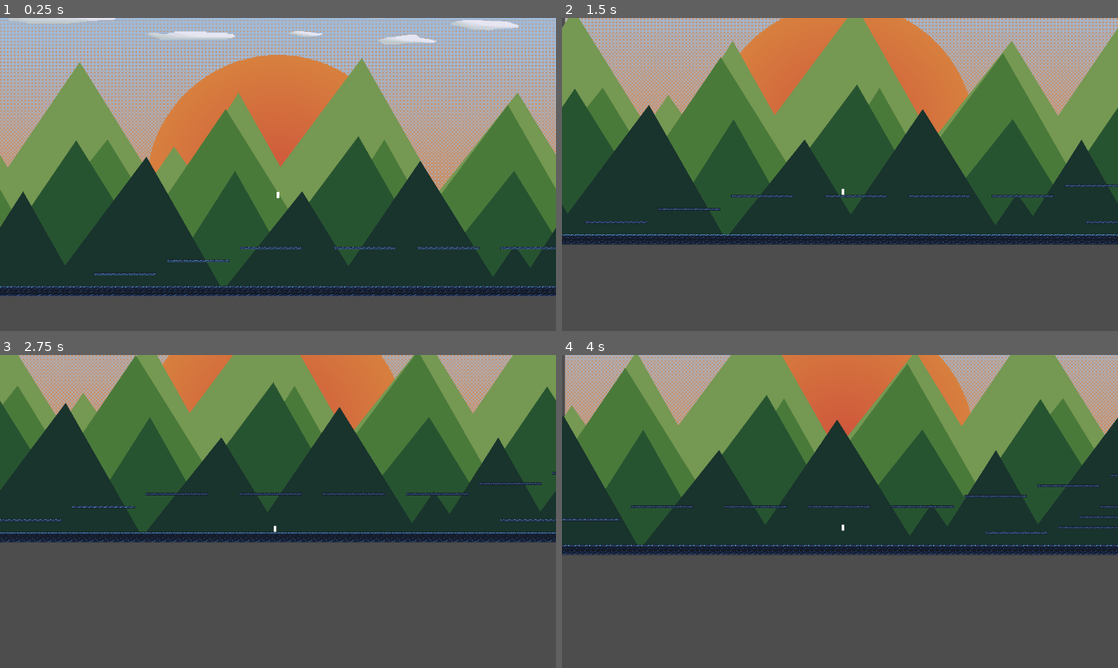
Above: before the commit, frames 1-4 (two rows, left to right).
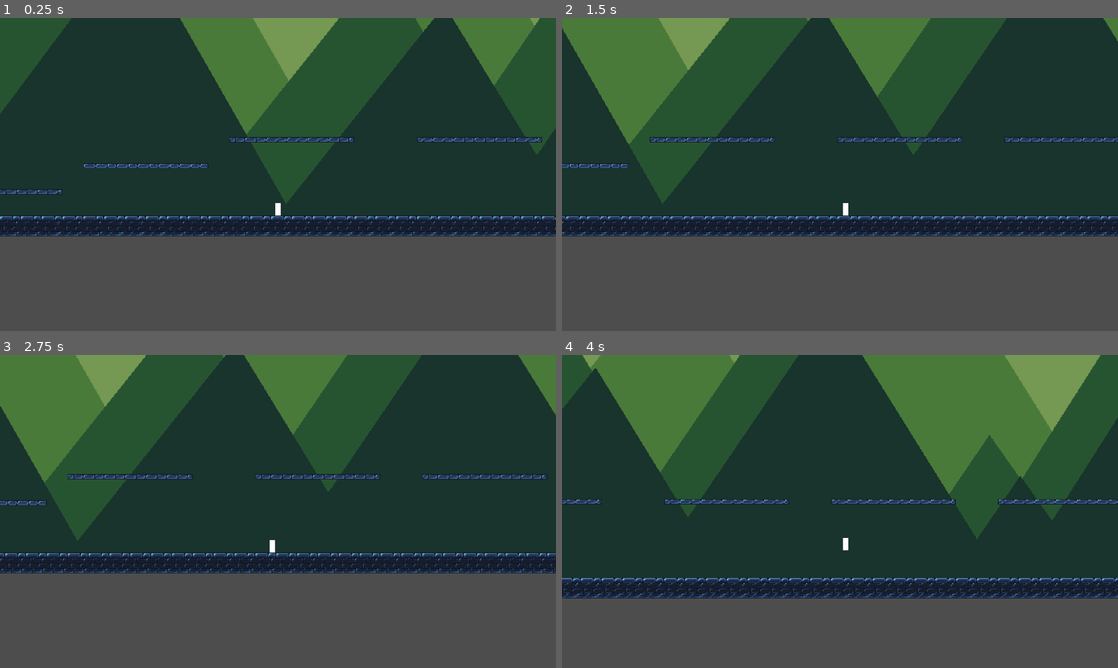
Above: after the commit, the same moments.

Repository: Cold-Change/HonorsThesisGames
Game: Godot game, scene res://platformer_level_1.tscn
The game is run twice, just before and just after one commit, with the same random seed, the same clock (stepped at 60 frames per second) and the same inputs.
Inputs:
- Up to frame 1 (0.25 s): no input
- Up to frame 2 (1.5 s): hold D (right) from 0.53 s (still down); tap Space (jump) at 0.77 s
- Up to frame 3 (2.75 s): tap Space (jump) at 1.52 s; release D (right) at 2.03 s; hold A (left) from 2.03 s (still down)
- Up to frame 4 (4 s): release A (left) at 2.78 s; hold D (right) from 2.78 s (still down); tap Space (jump) at 3.02, 3.77 s

The runs differ from the first frame. In frame 1, 84% of the frame differs, in the area x 0-100%, y 0-89%; in frame 2, 58%; in frame 3, 52%; in frame 4, 53%.

Commit message:
Update: Parallax
Small modifications

Diff:
--- a/Platformer/parallax_item.gd
+++ b/Platformer/parallax_item.gd
@@ -9,7 +9,8 @@
 
 @onready var parallax_position = [1,0,2]
 
-const SPEEDS = {"Fast3":.15,"Fast2":.1,"Fast1":.05,"Medium3":.04,"Medium2":.025,"Medium1":.015,"Slow3":.005,"Slow2":.0025,"Slow1":.0005}
+#const SPEEDS = {"Fast3":.15,"Fast2":.1,"Fast1":.05,"Medium3":.04,"Medium2":.025,"Medium1":.015,"Slow3":.005,"Slow2":.0025,"Slow1":.0005}
+const SPEEDS = {"Fast3":.3,"Fast2":.2,"Fast1":.1,"Medium3":.08,"Medium2":.05,"Medium1":.03,"Slow3":.01,"Slow2":.005,"Slow1":.001}
 
 func _ready():
 	if item_type != "Static":
@@ -27,8 +28,9 @@
 		child_2 = duplicate_sprite_right
 
 func _physics_process(_delta):
-	checkParallax()
-	applyParallax()
+	if child_1:
+		checkParallax()
+		applyParallax()
 
 func checkParallax():
 	if parallax_position[0] == 1:
@@ -46,10 +48,12 @@
 			shiftParallax("Right")
 		elif Globals.player_position.x - position.x - child_2.position.x < 0:
 			shiftParallax("Left")
+	if name == "Mountains1":
+		print(parallax_position)
 
 func applyParallax():
 	if item_type != "Static":
-		position.x = init_position.x + position_shift - (Globals.player_init_position.x - Globals.player_position.x) * SPEEDS[item_type]
+		position.x = init_position.x + position_shift + (Globals.player_init_position.x - Globals.player_position.x) * SPEEDS[item_type]
 	else:
 		position.x = Globals.player_position.x - texture.get_width()/2 + init_position.x
 
--- a/Platformer/platformer_level_1.tscn
+++ b/Platformer/platformer_level_1.tscn
@@ -23,7 +23,7 @@
 layer_0/tile_data = PackedInt32Array(1966129, 65536, 3, 1966128, 65536, 3, 1966127, 65536, 3, 1966126, 65536, 3, 196612 …(15605 unchanged characters)…
 
 [node name="Player" parent="." instance=ExtResource("1_6ysib")]
-position = Vector2(640, 480)
+position = Vector2(608, 704)
 
 [node name="ParallaxBackground" type="Node2D" parent="."]
 z_index = -1
@@ -84,25 +84,25 @@
 item_type = "Medium2"
 
 [node name="Mountains4" type="Sprite2D" parent="ParallaxBackground"]
-position = Vector2(536, 640)
+position = Vector2(88, 616)
 texture = ExtResource("12_3me78")
 script = ExtResource("4_y8bwq")
 item_type = "Medium3"
 
 [node name="Mountains3" type="Sprite2D" parent="ParallaxBackground"]
-position = Vector2(-408, 640)
+position = Vector2(160, 616)
 texture = ExtResource("13_m4df4")
 script = ExtResource("4_y8bwq")
 item_type = "Fast1"
 
 [node name="Mountains2" type="Sprite2D" parent="ParallaxBackground"]
-position = Vector2(528, 640)
+position = Vector2(72, 616)
 texture = ExtResource("14_sry6h")
 script = ExtResource("4_y8bwq")
 item_type = "Fast2"
 
 [node name="Mountains1" type="Sprite2D" parent="ParallaxBackground"]
-position = Vector2(40, 640)
+position = Vector2(144, 616)
 texture = ExtResource("15_fybam")
 script = ExtResource("4_y8bwq")
 item_type = "Fast3"
--- a/Platformer/player.tscn
+++ b/Platformer/player.tscn
@@ -30,5 +30,7 @@
 
 [node name="Camera2D" type="Camera2D" parent="."]
 position = Vector2(0, -40)
+scale = Vector2(0.2, 0.2)
+zoom = Vector2(2, 2)
 position_smoothing_enabled = true
 position_smoothing_speed = 20.0
